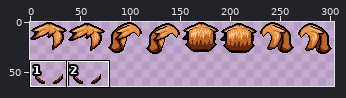
Two versions of one sprite sheet, resources/gfx/characters/costumes/jezs_luscious_auburn_mane.png. The picture above shows the old version from afar; the outline marks the close-up.
Close-up. The starting point:
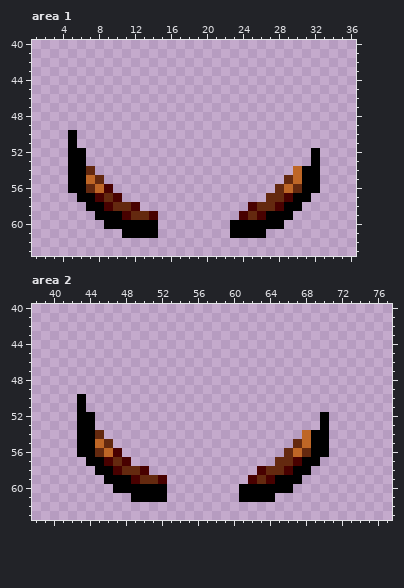
The file is 304x64 pixels. Shown: area 1: x 1..36, y 40..63; area 2: x 38..77, y 40..63.
Now the later version:
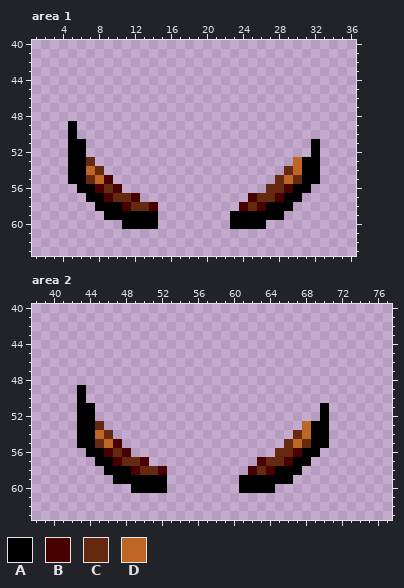
Palette (. is transparent): A #000000  B #480100  C #64290f  D #be6626
From old to new:
Area 1:
y 49: x 5 . -> A
y 51: x 6 . -> A; x 32 . -> A
y 53: x 7 . -> C; x 30..31 .. -> DA
y 54: x 7..8 C. -> DC; x 29 . -> C
y 55: x 7..9 DC. -> CDB; x 28..30 .CD -> CDC
y 56: x 5 A -> .; x 7..10 CDB. -> ABCB; x 27 . -> C; x 29..30 DC -> BA; x 32 A -> .
y 57: x 6 A -> .; x 8..12 BCB.. -> ABCCB; x 25..26 .. -> BC; x 28..29 CB -> BA; x 31 A -> .
y 58: x 7 A -> .; x 9..14 BCCB.. -> AABCCB; x 24..28 .BCCB -> BCBAA; x 30 A -> .
y 59: x 8 A -> .; x 11..14 BCCB -> AAAA; x 23..26 .BCB -> AAAA; x 29 A -> .
y 60: x 9..10 AA -> ..; x 27..28 AA -> ..
y 61: x 11..14 AAAA -> ....; x 23..26 AAAA -> ....
Area 2:
y 49: x 43 . -> A
y 51: x 44 . -> A; x 70 . -> A
y 53: x 45 . -> C; x 68..69 .. -> DA
y 54: x 45..46 C. -> DC; x 67 . -> C
y 55: x 45..47 DC. -> CDB; x 66..68 .CD -> CDC
y 56: x 43 A -> .; x 45..48 CDB. -> ABCB; x 65 . -> C; x 67..68 DC -> BA; x 70 A -> .
y 57: x 44 A -> .; x 46..50 BCB.. -> ABCCB; x 63..64 .. -> BC; x 66..67 CB -> BA; x 69 A -> .
y 58: x 45 A -> .; x 47..52 BCCB.. -> AABCCB; x 62..66 .BCCB -> BCBAA; x 68 A -> .
y 59: x 46 A -> .; x 49..52 BCCB -> AAAA; x 61..64 .BCB -> AAAA; x 67 A -> .
y 60: x 47..48 AA -> ..; x 65..66 AA -> ..
y 61: x 49..52 AAAA -> ....; x 61..64 AAAA -> ....
Pixel boxes of the changes (left, top, right, bottom) in both close-ups:
changed: (68, 121, 158, 238)
changed: (230, 139, 320, 238)
changed: (77, 385, 167, 502)
changed: (239, 403, 329, 502)
